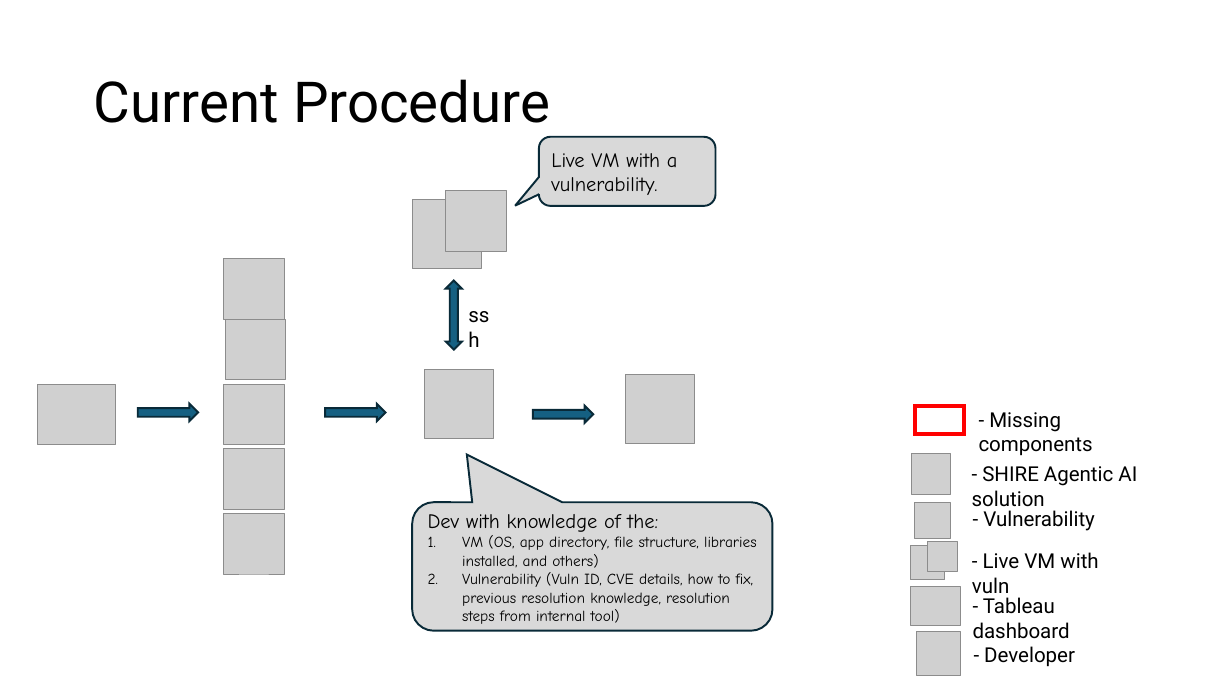
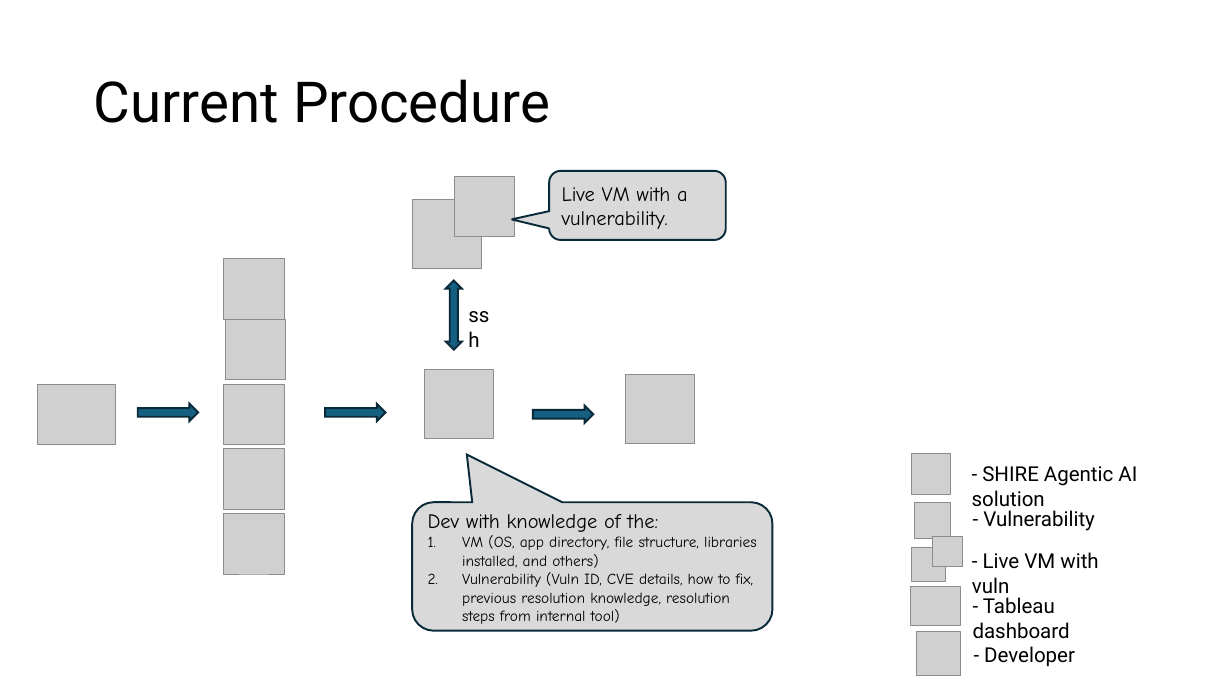
Before and after one commit to NotYeshwanthReddy/agentic_cve_patcher, a slide deck: slide 2 of docs/SHIRE MVP Plan.pptx. Drawn at 1232x693 pixels with LibreOffice and Linux fonts; fonts in the diff are those of the drawing; grey boxes stand for pictures. Boxes give left, top, right and bottom in pixels: in the first picture for what was removed or moved away, otherwise in the second. Text is boxed around its words. In the diff, an @@ line names an element or a change of style, - is before the commit and + after.

```diff
--- a/docs/SHIRE MVP Plan.pptx
+++ b/docs/SHIRE MVP Plan.pptx
@@ picture: place and size @@
-picture at (445, 191, 506, 251)
+picture at (454, 177, 514, 237)
@@ rounded speech box "Live VM with a vulnerability.": place and size @@
-rounded speech box "Live VM with a vulnerability." at (539, 137, 715, 206)
+rounded speech box "Live VM with a vulnerability." at (549, 171, 726, 240)
@@ rounded speech box "Live VM with a vulnerability." at (549, 171, 726, 240): proportions changed @@
@@ rectangle removed at (915, 407, 965, 435) @@
@@ text removed at (979, 412, 1093, 456) @@
-- Missing components
@@ picture: place and size @@
-picture at (927, 542, 958, 572)
+picture at (933, 537, 963, 567)
```
Also in this commit, not shown: 4 other slides changed, 4 slides added.
